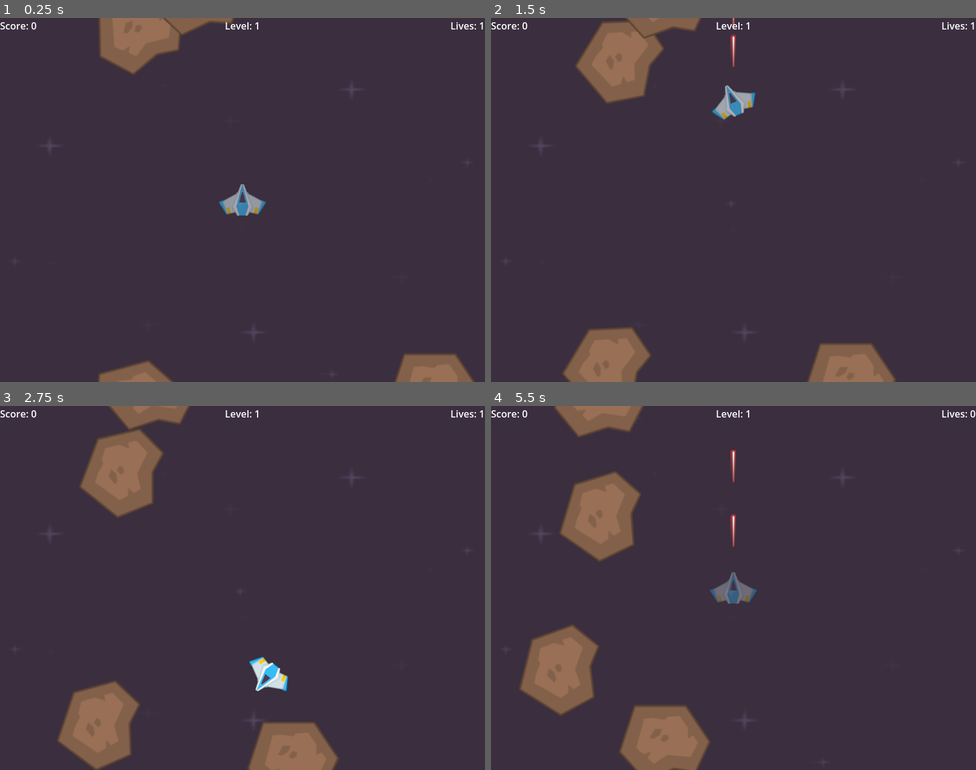
Above: before the commit, frames 1-4 (two rows, left to right).
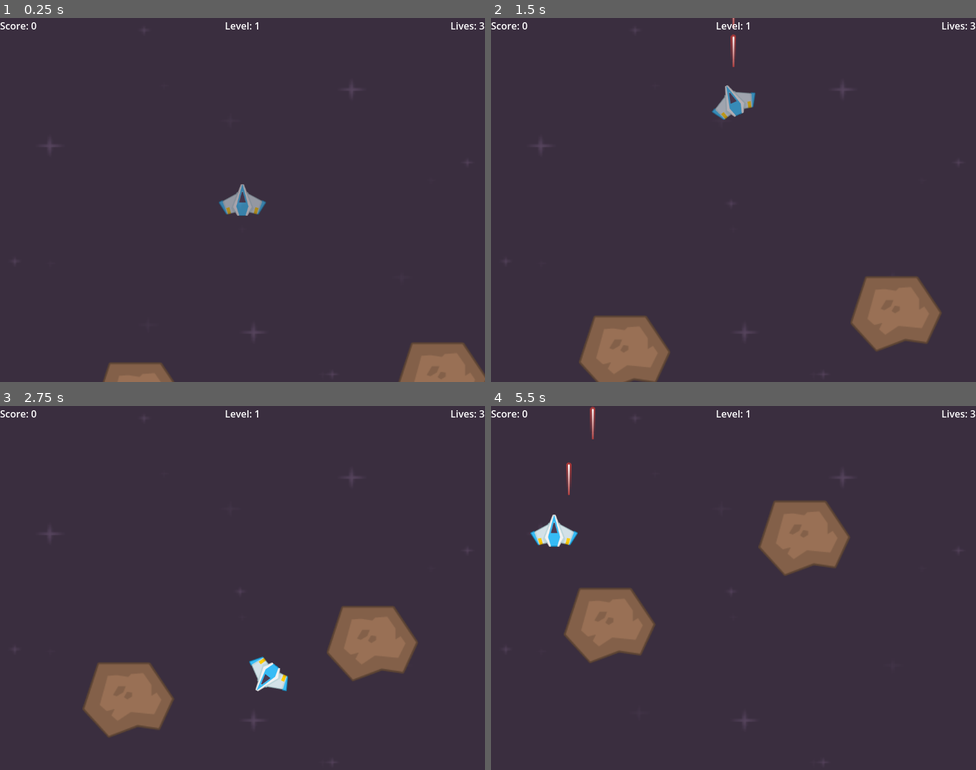
Above: after the commit, the same moments.

Repository: akaJSaunders/astro-roid-rage
Game: Godot game, scene res://main.tscn
Two runs of this game, one before a commit and one after it. Both use one fixed random seed, a clock stepped at 60 frames per second and the inputs below.
Inputs:
- Up to frame 1 (0.25 s): no input
- Up to frame 2 (1.5 s): hold W (thrust_forward) 0.53-1.28 s; hold Space (fire) 0.53-1.28 s; tap Left (rotate_ccw) at 1.35 s
- Up to frame 3 (2.75 s): hold W (thrust_forward) from 2.03 s (still down); hold Right (rotate_cw) from 2.03 s (still down)
- Up to frame 4 (5.5 s): release Right (rotate_cw) at 2.78 s; tap Space (fire) at 2.85 s; release W (thrust_forward) at 3.53 s; hold Left (rotate_ccw) 3.53-4.28 s; tap Right (rotate_cw) at 4.35 s; hold Space (fire) from 5.03 s (still down)

The runs differ from the first frame. In frame 1, 3.3% of the frame differs, in the area x 20-100%, y 0-100%; in frame 2, 9.1%; in frame 3, 12%; in frame 4, 15%, in the area x 5-100%, y 0-100%.

Commit message:
Level complete popup!

Diff:
--- a/main.gd
+++ b/main.gd
@@ -5,6 +5,7 @@
 signal lives_changed
 
 signal game_over
+signal level_complete
 
 var score:
 		get:
@@ -30,7 +31,7 @@
 var asteroid_big_scene = preload('res://asteroid_big.tscn')
 var asteroid_spawn_range_min = 200
 var asteroid_spawn_range_max = 500
-var num_asteroids = 4
+var asteroid_number = 2
 
 var player_scene = preload('res://player.tscn')
 var player_node : Node2D = null
@@ -44,10 +45,10 @@
 
 func setup_new_game():
 	cleanup_game()
-	lives = 1
+	lives = 3
 	score = 0
 	level = 0
-	setup_new_level(num_asteroids)
+	setup_new_level()
 
 func cleanup_game():
 	if player_node:
@@ -72,7 +73,7 @@
 
 	game_over.emit()
 
-func setup_new_level(asteroid_number):
+func setup_new_level():
 	level += 1
 	spawn_player()
 
@@ -95,3 +96,16 @@
 
 func add_to_score():
 	score += 1
+
+func increase_dificulty():
+	asteroid_number += 2
+
+func _on_score_changed(_score):
+	print(asteroid_container.get_child_count())
+	if asteroid_container.get_child_count() == 1 && score > 0:
+		level_complete.emit(score, lives, level)
+
+func next_level():
+	cleanup_game()
+	increase_dificulty()
+	setup_new_level()
--- a/main.tscn
+++ b/main.tscn
@@ -20,5 +20,7 @@
 
 [connection signal="game_over" from="." to="MainUI" method="_on_main_game_over"]
 [connection signal="level_changed" from="." to="MainUI" method="_on_main_level_changed"]
+[connection signal="level_complete" from="." to="MainUI" method="_on_main_level_complete"]
 [connection signal="lives_changed" from="." to="MainUI" method="_on_main_lives_changed"]
+[connection signal="score_changed" from="." to="." method="_on_score_changed"]
 [connection signal="score_changed" from="." to="MainUI" method="_on_main_score_changed"]
--- a/main_ui.gd
+++ b/main_ui.gd
@@ -4,7 +4,12 @@
 @export var level_label : Label
 @export var lives_label : Label
 
+@export var new_level_score : Label
+@export var new_level_lives : Label
+@export var new_level_header : Label
+
 @export var game_over_panel : Panel
+@export var level_complete_panel : Panel
 
 # Called when the node enters the scene tree for the first time.
 func _ready():
@@ -33,3 +38,10 @@
 
 func _on_exit_button_pressed():
 	get_tree().quit(0)
+
+
+func _on_main_level_complete(score, lives, level):
+	new_level_score.text = "Score Earned: %d" % score
+	new_level_lives.text = "Lives Remaining: %d" % lives
+	new_level_header.text = "level %d complete!" % level
+	level_complete_panel.show()
--- a/main_ui.tscn
+++ b/main_ui.tscn
@@ -2,7 +2,7 @@
 
 [ext_resource type="Script" path="res://main_ui.gd" id="1_xcf6h"]
 
-[node name="MainUI" type="Control" node_paths=PackedStringArray("score_label", "level_label", "lives_label", "game_over_panel")]
+[node name="MainUI" type="Control" node_paths=PackedStringArray("score_label", "level_label", "lives_label", "new_level_score", "new_level_lives", "new_level_header", "game_over_panel", "level_complete_panel")]
 layout_mode = 3
 anchors_preset = 15
 anchor_right = 1.0
@@ -13,7 +13,11 @@
 score_label = NodePath("HBoxContainer/Score")
 level_label = NodePath("HBoxContainer/Level")
 lives_label = NodePath("HBoxContainer/Lives")
+new_level_score = NodePath("LevelCompletePopup/MarginContainer/VBoxContainer/Points Earned")
+new_level_lives = NodePath("LevelCompletePopup/MarginContainer/VBoxContainer/Lives Remaining")
+new_level_header = NodePath("LevelCompletePopup/Label")
 game_over_panel = NodePath("GameOverPopup")
+level_complete_panel = NodePath("LevelCompletePopup")
 
 [node name="HBoxContainer" type="HBoxContainer" parent="."]
 layout_mode = 1
@@ -84,5 +88,72 @@
 layout_mode = 2
 text = "Exit"
 
+[node name="LevelCompletePopup" type="Panel" parent="."]
+visible = false
+layout_mode = 1
+anchors_preset = 8
+anchor_left = 0.5
+anchor_top = 0.5
+anchor_right = 0.5
+anchor_bottom = 0.5
+offset_left = -160.0
+offset_top = -146.5
+offset_right = 160.0
+offset_bottom = 146.5
+grow_horizontal = 2
+grow_vertical = 2
+
+[node name="Label" type="Label" parent="LevelCompletePopup"]
+layout_mode = 1
+anchors_preset = 10
+anchor_right = 1.0
+offset_bottom = 26.0
+grow_horizontal = 2
+theme_override_font_sizes/font_size = 30
+text = "Level 00 Complete"
+horizontal_alignment = 1
+
+[node name="MarginContainer" type="MarginContainer" parent="LevelCompletePopup"]
+layout_mode = 1
+anchors_preset = 13
+anchor_left = 0.5
+anchor_right = 0.5
+anchor_bottom = 1.0
+offset_left = -117.0
+offset_right = 117.0
+grow_horizontal = 2
+grow_vertical = 2
+theme_override_constants/margin_left = 50
+theme_override_constants/margin_right = 50
+
+[node name="VBoxContainer" type="VBoxContainer" parent="LevelCompletePopup/MarginContainer"]
+layout_mode = 2
+size_flags_horizontal = 4
+size_flags_vertical = 4
+
+[node name="Lives Remaining" type="Label" parent="LevelCompletePopup/MarginContainer/VBoxContainer"]
+layout_mode = 2
+size_flags_horizontal = 4
+size_flags_vertical = 8
+text = "Lives left: 00"
+horizontal_alignment = 1
+vertical_alignment = 1
+
+[node name="Points Earned" type="Label" parent="LevelCompletePopup/MarginContainer/VBoxContainer"]
+layout_mode = 2
+text = "Points Earned: 00"
+
+[node name="VBoxContainer2" type="VBoxContainer" parent="LevelCompletePopup/MarginContainer"]
+layout_mode = 2
+size_flags_vertical = 8
+
+[node name="Continue" type="Button" parent="LevelCompletePopup/MarginContainer/VBoxContainer2"]
+layout_mode = 2
+text = "Continue"
+
+[node name="Exit Button" type="Button" parent="LevelCompletePopup/MarginContainer/VBoxContainer2"]
+layout_mode = 2
+text = "Give Up"
+
 [connection signal="pressed" from="GameOverPopup/MarginContainer/VBoxContainer/Restart Button" to="." method="_on_restart_button_pressed"]
 [connection signal="pressed" from="GameOverPopup/MarginContainer/VBoxContainer/Exit Button" to="." method="_on_exit_button_pressed"]
